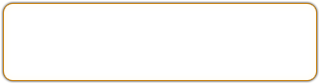
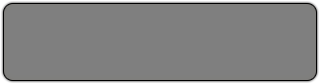
Comparing the layer stacks of the two 320 × 84 images. Changes:
pixels changed over left=3, top=3, right=317, bottom=81 (layer not identified)
